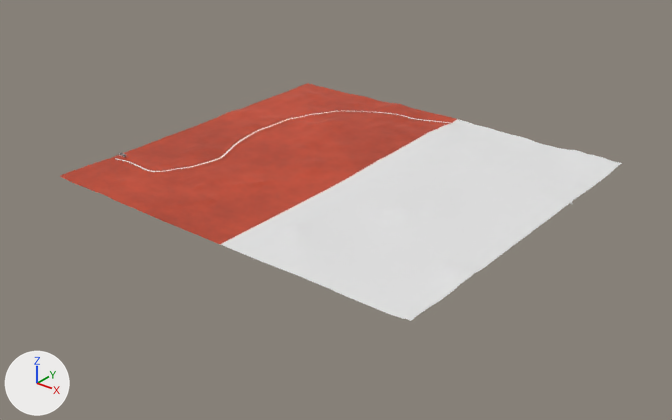
The FBX model blender/AC-CIRCUIT.fbx as it was, and as the next commit left it.
Both versions are drawn from a camera (50 mm lens) standing at (33.7, -43.2, 23.7) and looking at (0.2, -1.3, -2.2). The lights are fixed; the arrows at lower left show +X, +Y and +Z. Where no turn or scale is listed for an object, it has been applied to the vertices. Vertices at the same position are counted once.

In view in the first picture: '1GRASS0', '1ROAD0'.
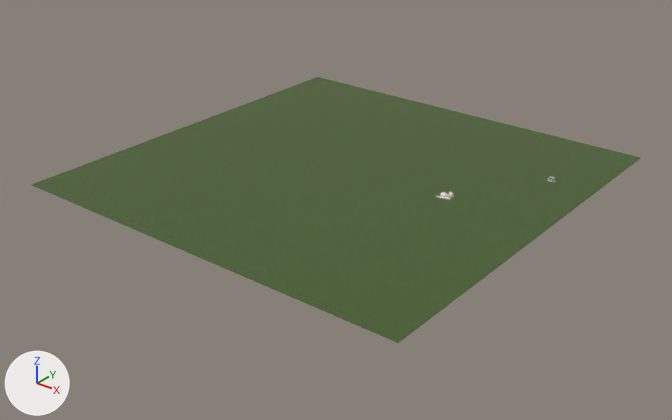
The newer file is also rescaled (x1.151), turned or shifted as a whole; pictures and numbers use the older file's frame.

Edits to the bpy script that builds the scene:
```text
Add img_grass_dds:
    img_grass_dds = load_image('Grass.dds', 'texture/Grass.dds', 1024, 1024, 'sRGB')
Add mat_grass:
    mat_grass = principled_material('Grass')
    mat_grass.texture = img_grass_dds  # with its transparency
Change me_terrain:
    used by ob_1grass0; location = (0.0, 0.0, 0.0); scale = (0.01, 0.01, 0.01)
    remove me_terrain.from_pydata(...)  # 13667 vertices, 13416 faces; spans x -1333.0..1338.0, y -1216.0..1196.0, z 0.0..37.0
    remove me_terrain.materials.append(mat_kerb)  # picture img_kerb_dds
    add me_terrain.from_pydata(...)  # 4 vertices, 1 face; spans x -1.0..1.0, y -1.0..1.0, z 0.0
    me_terrain part 1: 13667 vertices removed from x -1333.0..1338.0, y -1216.0..1196.0, z 0.0..37.0; 4 vertices added at x -1.0..1.0, y -1.0..1.0, z 0.0
    add me_terrain.materials.append(mat_grass)  # picture img_grass_dds
Change ob_1grass0:
    ob_1grass0.location: (0.0, 0.0, 0.0) -> (0.01, -0.03, 0.01)
    ob_1grass0.scale: (0.01, 0.01, 0.01) -> (-13.9, -13.9, -13.9)
Remove ob_1road0:
    ob_1road0 = bpy.data.objects.new('1ROAD0', me_plane_009)
    ob_1road0.location = (-12.76, -7.94, 0.0)
```

Changed parts and their boxes (x1, y1, x2, y2) in the pictures (672 x 420 px):
'1GRASS0', reshaped, moved, rescaled (9% wider, 12% taller)
    before: (60, 83, 622, 321)
    after: (31, 77, 641, 343)
'1ROAD0', deleted
    before: (115, 111, 572, 204)
